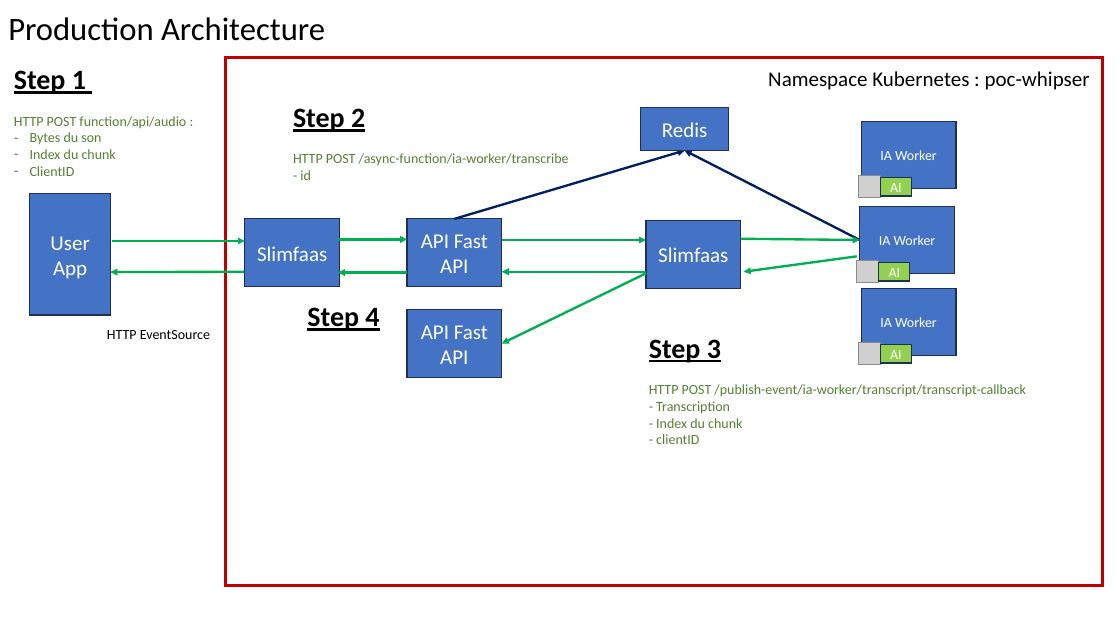
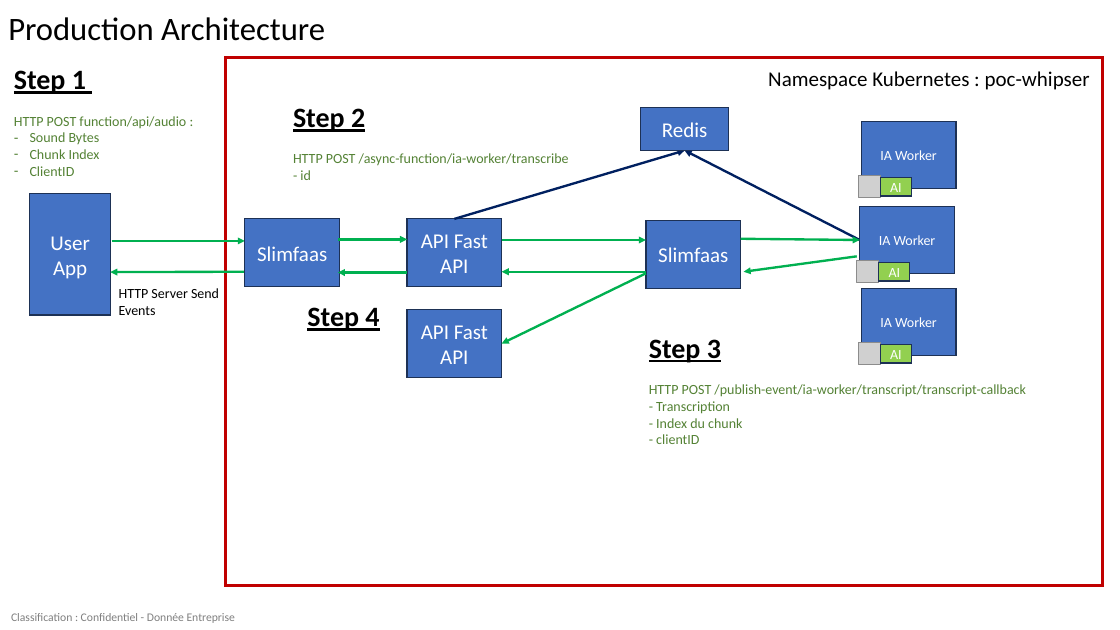
Before and after one commit to guillaume-chervet/poc-whisper, a slide deck: slide 4 of documentation/Architecture.pptx. Drawn at 1120x630 pixels with LibreOffice and Linux fonts; fonts in the diff are those of the drawing; grey boxes stand for pictures. Boxes give left, top, right and bottom in pixels: in the first picture for what was removed or moved away, otherwise in the second. Text is boxed around its words. In the diff, an @@ line names an element or a change of style, - is before the commit and + after.

```diff
--- a/documentation/Architecture.pptx
+++ b/documentation/Architecture.pptx
@@ text at (30,132,100,159): text changed @@
-– Bytes du son
-– Index du chunk
+– Sound Bytes
+– Chunk Index
@@ text at (119,288,219,315): text changed @@
-HTTP EventSource
+HTTP Server Send Events
@@ text added at (11,613,235,623), 10 pt, text #000000 at 50% opacity @@
+Classification : Confidentiel - Donnée Entreprise
```
Also in this commit, not shown: 2 other slides changed, 1 slide added, 1 slide removed, 3 other files.
